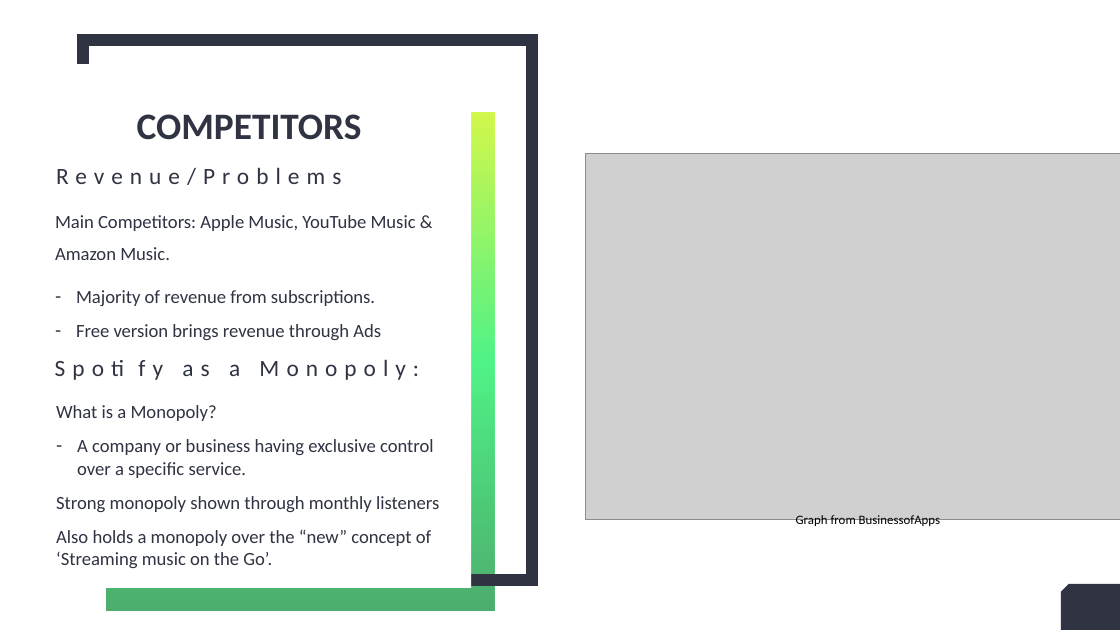
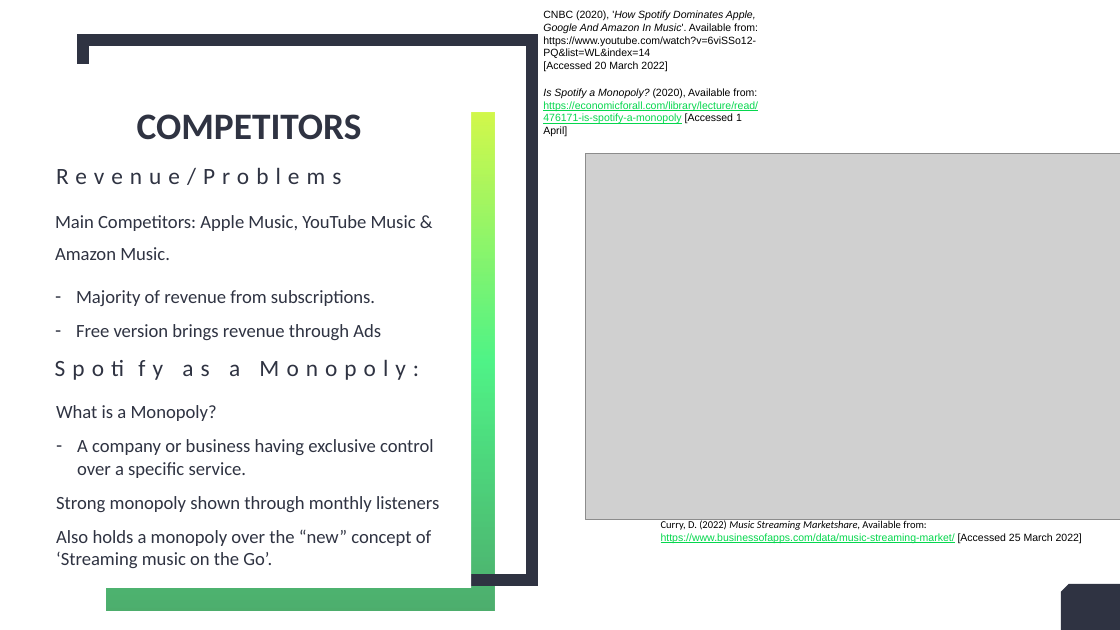
Before and after one commit to RandumbFluke/Design_Contexts_Year_1, a slide deck: slide 9 of Assignment 2/Jarvis x spotify.pptx. Drawn at 1120x630 pixels with LibreOffice and Linux fonts; fonts in the diff are those of the drawing; grey boxes stand for pictures. Boxes give left, top, right and bottom in pixels: in the first picture for what was removed or moved away, otherwise in the second. Text is boxed around its words. In the diff, an @@ line names an element or a change of style, - is before the commit and + after.

```diff
--- a/Assignment 2/Jarvis x spotify.pptx
+++ b/Assignment 2/Jarvis x spotify.pptx
@@ text added at <box>543,10,758,72</box>, 9 pt, text #000000 @@
+CNBC (2020), 'How Spotify Dominates Apple, Google And Amazon In Music'. Available from: https://www.youtube.com/watch?v=6viSSo12-PQ&list=WL&index=14
+[Accessed 20 March 2022]
@@ text added at <box>543,88,758,136</box>, 9 pt, text #05D74D, underline @@
+Is Spotify a Monopoly? (2020), Available from: https://economicforall.com/library/lecture/read/476171-is-spotify-a-monopoly [Accessed 1 April]
@@ text added at <box>661,520,1082,544</box>, 9 pt, text #000000 @@
+Curry, D. (2022) Music Streaming Marketshare, Available from: https://www.businessofapps.com/data/music-streaming-market/ [Accessed 25 March 2022]
@@ text removed at <box>796,515,941,529</box> @@
-Graph from BusinessofApps
```
Also in this commit, not shown: 7 other slides changed, 2 slides removed, 1 other file.
